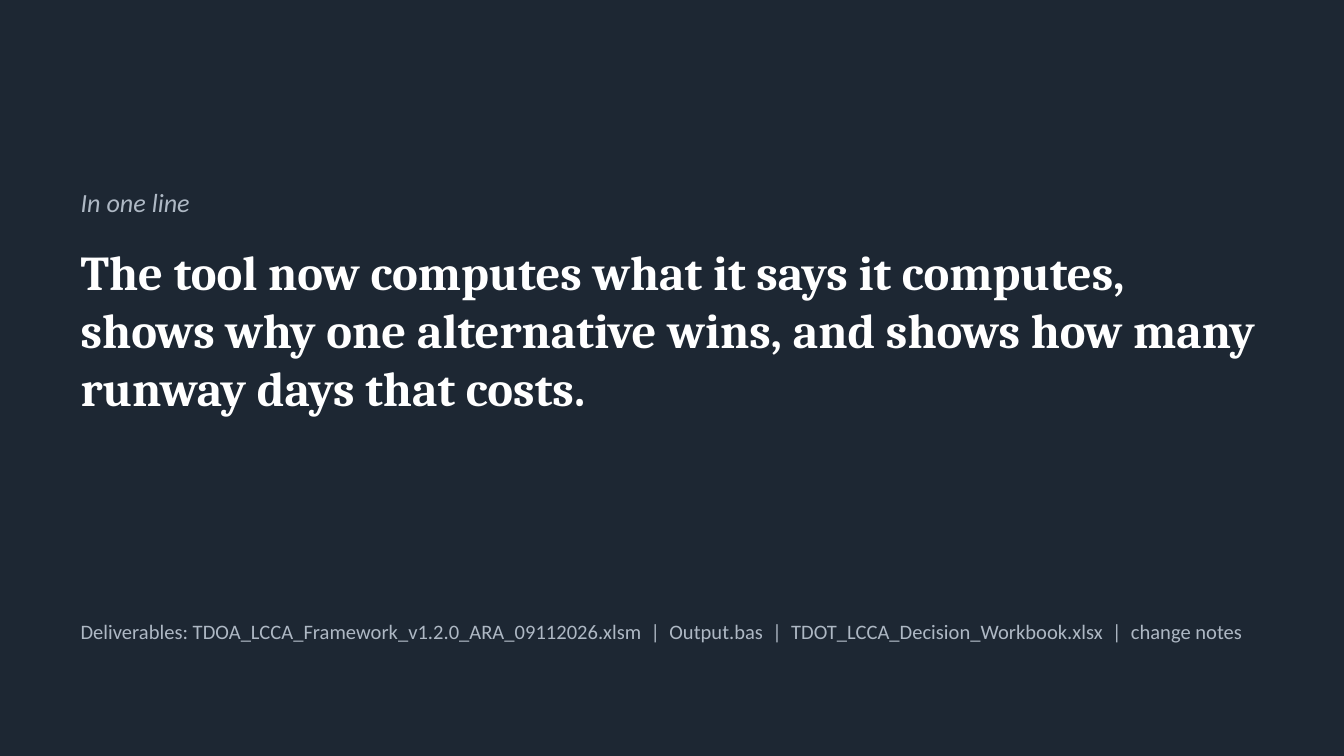
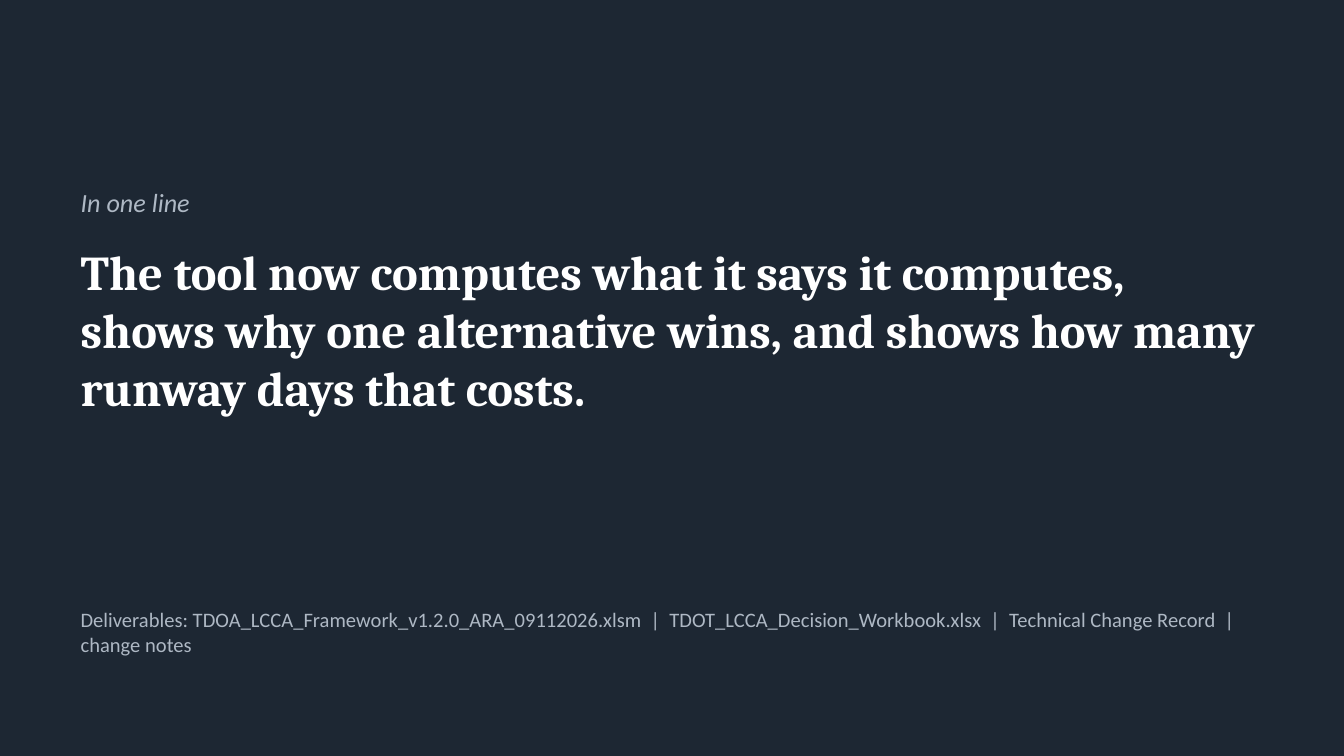
Before and after one commit to JosephD130/lcca-dashboard, a slide deck: slide 20 of tdot-lcca/TDOT_LCCA_Review_and_v1.2.0_Update.pptx (slide 19 before the commit). Drawn at 1344x756 pixels with LibreOffice and Linux fonts; fonts in the diff are those of the drawing. Boxes give left, top, right and bottom in pixels: in the first picture for what was removed or moved away, otherwise in the second. Text is boxed around its words. In the diff, an @@ line names an element or a change of style, - is before the commit and + after.

```diff
--- a/tdot-lcca/TDOT_LCCA_Review_and_v1.2.0_Update.pptx
+++ b/tdot-lcca/TDOT_LCCA_Review_and_v1.2.0_Update.pptx
@@ text at [81, 613, 1215, 656]: text changed @@
-Deliverables: TDOA_LCCA_Framework_v1.2.0_ARA_09112026.xlsm | Output.bas | TDOT_LCCA_Decision_Workbook.xlsx | change notes
+Deliverables: TDOA_LCCA_Framework_v1.2.0_ARA_09112026.xlsm | TDOT_LCCA_Decision_Workbook.xlsx | Technical Change Record | change notes
```
Also in this commit, not shown: 4 other slides changed, 1 slide added, 13 other files.
